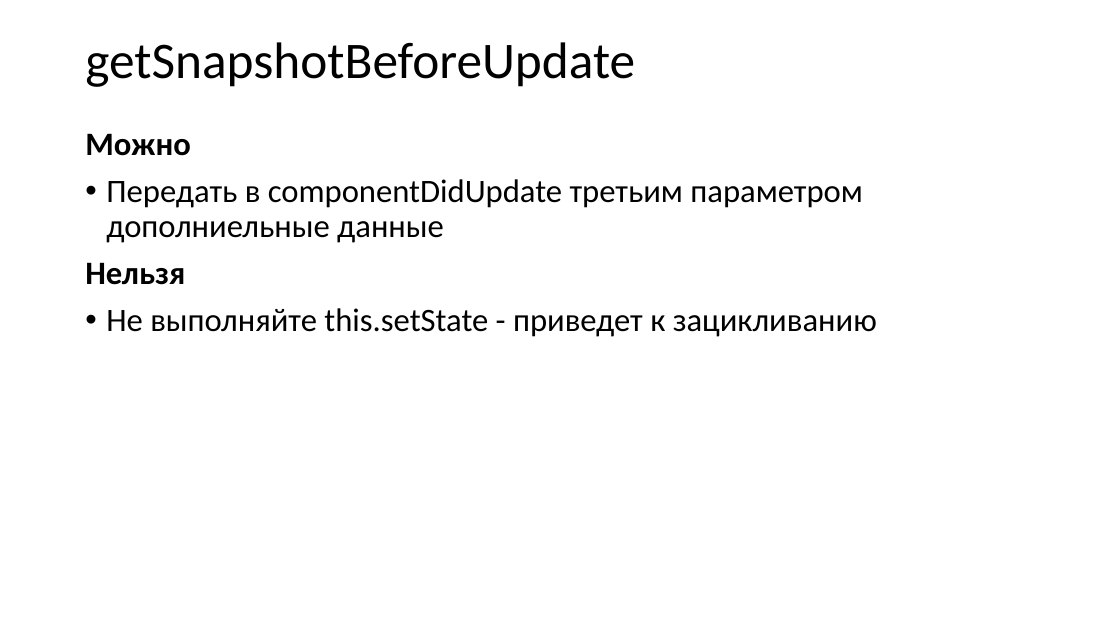
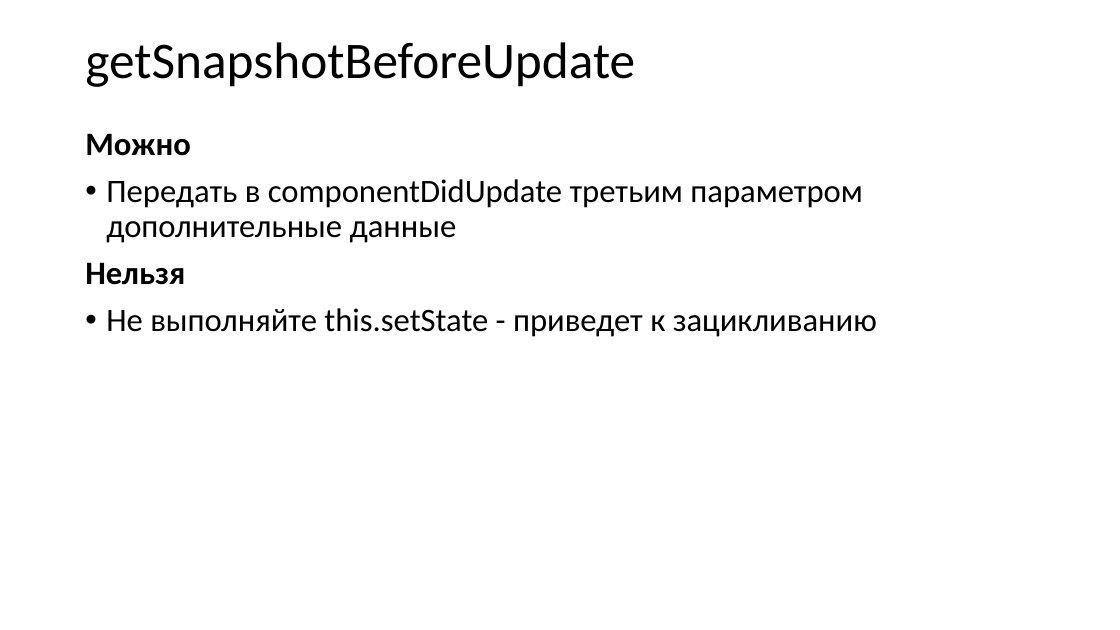
Before and after one commit to kdmatrosov/react-lifecycle, a slide deck: slide 10 of React Lifecycle.pptx. Drawn at 1120x630 pixels with LibreOffice and Linux fonts; fonts in the diff are those of the drawing. Boxes give left, top, right and bottom in pixels: in the first picture for what was removed or moved away, otherwise in the second. Text is boxed around its words. In the diff, an @@ line names an element or a change of style, - is before the commit and + after.

Commit message:
update pptx

```diff
--- a/React Lifecycle.pptx
+++ b/React Lifecycle.pptx
@@ text at bbox=[106, 179, 863, 243]: text changed @@
-• Передать в componentDidUpdate третьим параметром дополниельные данные
+• Передать в componentDidUpdate третьим параметром дополнительные данные
```
Also in this commit, not shown: 1 other slide changed, 1 slide added.
